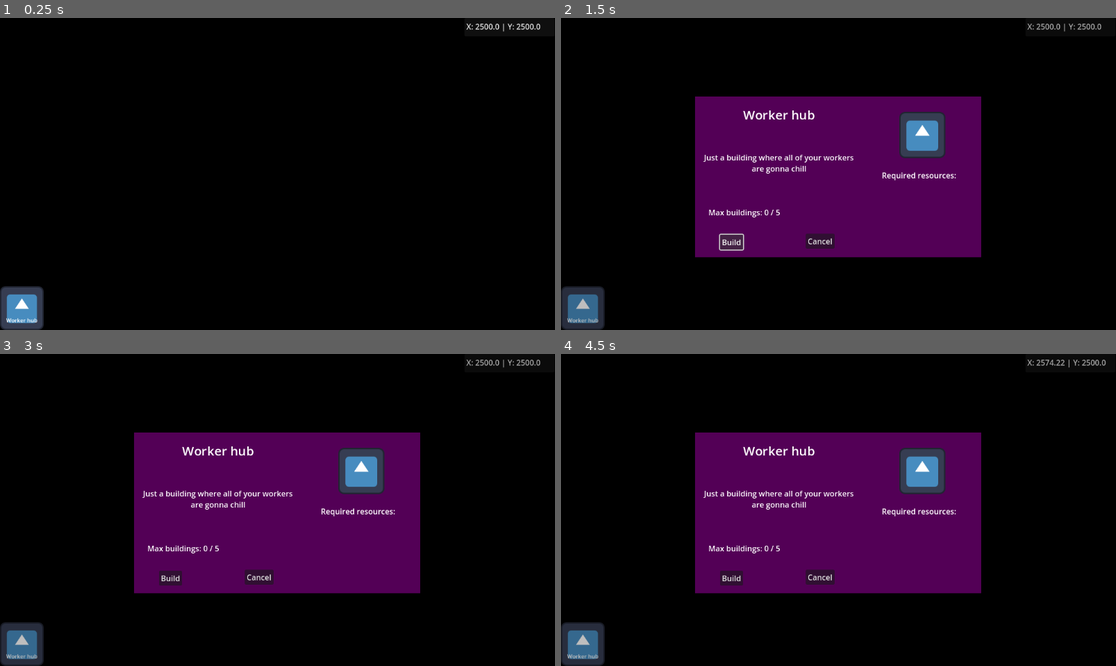
Above: before the commit, frames 1-4 (two rows, left to right).
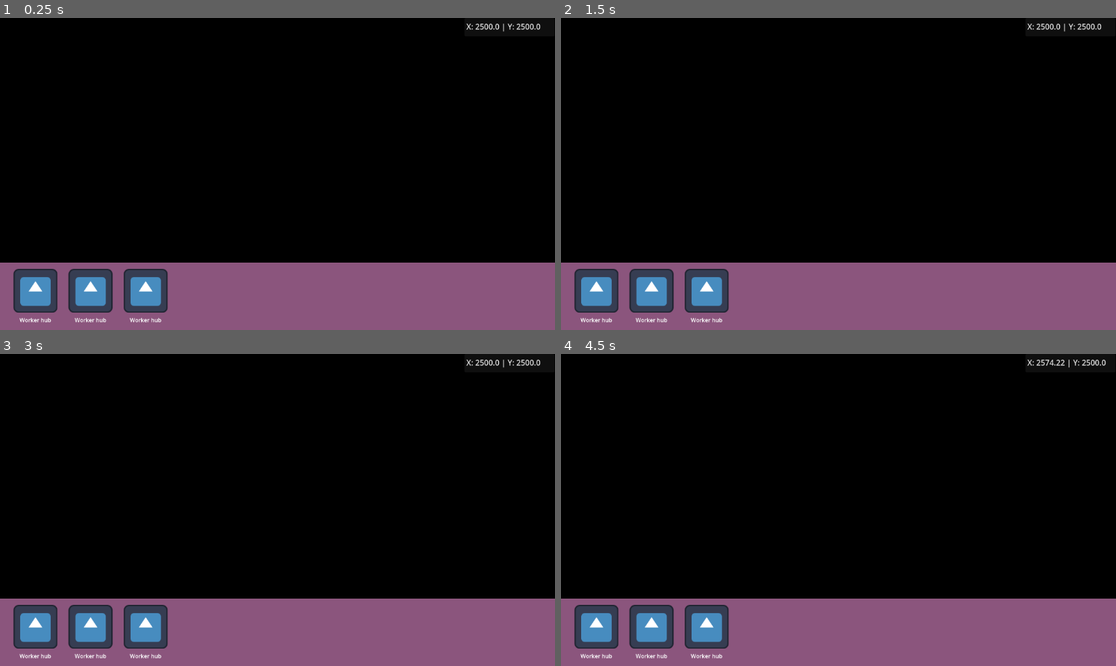
Above: after the commit, the same moments.

Repository: cursed144/Solar-Siege
Game: Godot game, scene res://Planet-Section/Scenes/planet_template.tscn
The game is run twice, just before and just after one commit, with the same random seed, the same clock (stepped at 60 frames per second) and the same inputs. The engine's default icon, where the game draws it, is replaced by a stand-in: a white triangle on a blue panel in a dark square.
Inputs (mouse positions are in pixels of both pictures, inside the frame that each line leads up to):
- Up to frame 1 (0.25 s): no input
- Up to frame 2 (1.5 s): click "Worker hub" at 0.5 s; click (733, 242) at 1.25 s, where only the run before the commit has a clickable "Build"
- Up to frame 3 (3 s): click (260, 578) at 2 s, where only the run before the commit has a clickable "Cancel"; click "Worker hub" at 2.75 s
- Up to frame 4 (4.5 s): click "Worker hub" at 3.5 s; tap Enter at 4.25 s; move the mouse to (960, 494) at 4.27 s; hold D (right) from 4.28 s (still down); hold E (e) from 4.28 s (still down)

The runs differ from the first frame. In frame 1, 21% of the frame differs, in the area x 0-100%, y 78-100%; in frame 2, 48%, in the area x 0-100%, y 1-100%; in frame 3, 48%; in frame 4, 48%.

Commit message:
Refactor building menu UI and add scroll tweening
Reworked the building menu layout to use a ScrollContainer for buildings, updated the previous menu UI. Added smooth horizontal scrolling with tweening when mouse is over the scrolling area. Removed unused scene export from building_data.gd and added building_amount dictionary to planet.gd.

Diff:
--- a/Game/Planet-Section/Scenes/building_icon.tscn
+++ b/Game/Planet-Section/Scenes/building_icon.tscn
@@ -11,15 +11,16 @@
 offset_bottom = -520.0
 grow_horizontal = 2
 grow_vertical = 2
+scale = Vector2(0.655, 0.655)
 texture_normal = ExtResource("2_yvxru")
 script = ExtResource("1_sj01r")
 
 [node name="Name" type="RichTextLabel" parent="."]
 layout_mode = 0
 offset_left = 6.0
-offset_top = 77.0
+offset_top = 125.85495
 offset_right = 123.0
-offset_bottom = 123.0
+offset_bottom = 171.85495
 bbcode_enabled = true
 text = "placeholder text"
 scroll_active = false
--- a/Game/Planet-Section/Scenes/planet_template.tscn
+++ b/Game/Planet-Section/Scenes/planet_template.tscn
@@ -6,9 +6,11 @@
 [ext_resource type="Script" uid="uid://viu0lkuoi5hj" path="res://Planet-Section/Scripts/building_menu.gd" id="4_3w1ld"]
 [ext_resource type="PackedScene" uid="uid://dx0pwai5nk0di" path="res://Planet-Section/Scenes/building_icon.tscn" id="5_xqwqb"]
 [ext_resource type="Resource" uid="uid://ovbfsshvr576" path="res://Planet-Section/Resources/Buildings/worker_hub.tres" id="6_0pncr"]
-[ext_resource type="Texture2D" uid="uid://deixmur2ebu3f" path="res://icon.svg" id="7_5gyni"]
 
 [sub_resource type="BoxMesh" id="BoxMesh_becdf"]
+
+[sub_resource type="RectangleShape2D" id="RectangleShape2D_0pncr"]
+size = Vector2(1152, 140)
 
 [node name="Planet" type="Node2D"]
 script = ExtResource("1_r0ntb")
@@ -52,147 +54,98 @@
 
 [node name="Tabs" type="HBoxContainer" parent="UI/BuildingMenu"]
 layout_mode = 0
+offset_top = -48.0
 offset_right = 1152.0
-offset_bottom = 29.0
+offset_bottom = -20.0
 
-[node name="Buildings" type="Control" parent="UI/BuildingMenu"]
-anchors_preset = 0
-offset_top = 29.0
-offset_right = 1152.0
-offset_bottom = 120.0
+[node name="Buildings" type="ScrollContainer" parent="UI/BuildingMenu"]
+layout_mode = 0
+offset_left = 24.999998
+offset_top = -9.999984
+offset_right = 1570.4545
+offset_bottom = 173.7972
+scale = Vector2(0.715, 0.715)
+mouse_filter = 2
+follow_focus = true
+draw_focus_border = true
+horizontal_scroll_mode = 3
+vertical_scroll_mode = 0
 
 [node name="General" type="HBoxContainer" parent="UI/BuildingMenu/Buildings"]
-layout_mode = 0
-offset_right = 1622.5353
-offset_bottom = 128.0
-scale = Vector2(0.71, 0.71)
+layout_mode = 2
+theme_override_constants/separation = 32
 
 [node name="BuildingIcon" parent="UI/BuildingMenu/Buildings/General" instance=ExtResource("5_xqwqb")]
 layout_mode = 2
 data = ExtResource("6_0pncr")
 
+[node name="BuildingIcon2" parent="UI/BuildingMenu/Buildings/General" instance=ExtResource("5_xqwqb")]
+layout_mode = 2
+data = ExtResource("6_0pncr")
+
+[node name="BuildingIcon3" parent="UI/BuildingMenu/Buildings/General" instance=ExtResource("5_xqwqb")]
+layout_mode = 2
+data = ExtResource("6_0pncr")
+
 [node name="Utility" type="HBoxContainer" parent="UI/BuildingMenu/Buildings"]
 visible = false
-layout_mode = 0
-offset_right = 1622.5353
-offset_bottom = 128.0
-scale = Vector2(0.71, 0.71)
+layout_mode = 2
 
 [node name="BuildingIcon" parent="UI/BuildingMenu/Buildings/Utility" instance=ExtResource("5_xqwqb")]
 layout_mode = 2
 
 [node name="Weapons" type="HBoxContainer" parent="UI/BuildingMenu/Buildings"]
 visible = false
-layout_mode = 0
-offset_right = 1622.5353
-offset_bottom = 128.0
-scale = Vector2(0.71, 0.71)
+layout_mode = 2
 
 [node name="BuildingIcon" parent="UI/BuildingMenu/Buildings/Weapons" instance=ExtResource("5_xqwqb")]
 layout_mode = 2
 
-[node name="ConfirmMenu" type="Control" parent="UI/BuildingMenu"]
+[node name="HoverMenu" type="Control" parent="UI/BuildingMenu"]
 visible = false
 z_index = 2
 anchors_preset = 0
-offset_left = 279.0
-offset_top = -421.0
-offset_right = 873.0
-offset_bottom = 19.0
+offset_top = -205.0
+offset_right = 1152.0
 
-[node name="Cover" type="ColorRect" parent="UI/BuildingMenu/ConfirmMenu"]
+[node name="Cover" type="ColorRect" parent="UI/BuildingMenu/HoverMenu"]
+layout_mode = 0
+offset_right = 1152.0
+offset_bottom = 205.0
+color = Color(0, 0, 0, 1)
+
+[node name="BName" type="RichTextLabel" parent="UI/BuildingMenu/HoverMenu"]
+layout_mode = 0
+offset_right = 2094.5454
+offset_bottom = 46.0
+scale = Vector2(0.55, 0.55)
+theme_override_font_sizes/normal_font_size = 33
+text = "Building name: Lorum Ipsom Palace"
+fit_content = true
+
+[node name="Desc" type="RichTextLabel" parent="UI/BuildingMenu/HoverMenu"]
+layout_mode = 0
+offset_top = 26.0
+offset_right = 1249.0908
+offset_bottom = 160.54541
+scale = Vector2(0.55, 0.55)
+theme_override_font_sizes/normal_font_size = 33
+text = "Description: Lorum Ipsom Lorum Ipsom Lorum Ipsom Lorum Ipsom Lorum Ipsom Lorum Ipsom Lorum Ipsom Lorum Ipsom Lorum Ipsom Lorum Ipsom Lorum Ipsom Lorum Ipsom Lorum Ipsom Lorum Ipsom"
+scroll_active = false
+
+[node name="TempCover" type="ColorRect" parent="UI/BuildingMenu"]
 z_index = -1
 layout_mode = 0
-offset_left = -279.0
-offset_top = -107.0
-offset_right = 873.0
-offset_bottom = 541.0
-color = Color(0, 0, 0, 0.25490198)
-metadata/_edit_lock_ = true
+offset_top = -20.0
+offset_right = 1152.0
+offset_bottom = 120.0
+color = Color(0.5435746, 0.3356829, 0.49027884, 1)
 
-[node name="BG" type="ColorRect" parent="UI/BuildingMenu/ConfirmMenu"]
-layout_mode = 0
-offset_left = -1.0
-offset_top = 56.0
-offset_right = 592.7778
-offset_bottom = 390.0
-color = Color(0.3254902, 0, 0.3372549, 1)
+[node name="ScrollingArea" type="Area2D" parent="UI/BuildingMenu"]
 
-[node name="Icon" type="TextureRect" parent="UI/BuildingMenu/ConfirmMenu"]
-layout_mode = 0
-offset_left = 423.0
-offset_top = 88.0
-offset_right = 551.0
-offset_bottom = 216.0
-scale = Vector2(0.75, 0.75)
-texture = ExtResource("7_5gyni")
+[node name="CollisionShape2D" type="CollisionShape2D" parent="UI/BuildingMenu/ScrollingArea"]
+position = Vector2(576, 50)
+shape = SubResource("RectangleShape2D_0pncr")
 
-[node name="Title" type="RichTextLabel" parent="UI/BuildingMenu/ConfirmMenu"]
-layout_mode = 0
-offset_left = 92.0
-offset_top = 74.0
-offset_right = 256.0
-offset_bottom = 114.0
-theme_override_font_sizes/normal_font_size = 26
-text = "This is title"
-horizontal_alignment = 1
-vertical_alignment = 1
-
-[node name="Desc" type="RichTextLabel" parent="UI/BuildingMenu/ConfirmMenu"]
-layout_mode = 0
-offset_left = 8.0
-offset_top = 134.0
-offset_right = 340.0
-offset_bottom = 255.0
-text = "Lorum Ipsom Lorum Ipsom Lorum Ipsom Lorum Ipsom Lorum Ipsom Lorum Ipsom Lorum Ipsom Lorum Ipsom Lorum Ipsom Lorum Ipsom Lorum Ipsom Lorum Ipsom Lorum Ipsom Lorum Ipsom Lorum Ipsom Lorum Ipsom Lorum Ipsom Lorum Ipsom Lorum Ipsom Lorum Ipsom Lorum Ipsom Lorum Ipsom Lorum Ipsom Lorum Ipsom Lorum Ipsom Lorum Ipsom Lorum Ipsom Lorum Ipsom Lorum Ipsom Lorum Ipsom Lorum Ipsom Lorum Ipsom Lorum Ipsom Lorum Ipsom"
-scroll_active = false
-horizontal_alignment = 1
-vertical_alignment = 1
-
-[node name="ReqText" type="RichTextLabel" parent="UI/BuildingMenu/ConfirmMenu"]
-layout_mode = 0
-offset_left = 371.0
-offset_top = 193.0
-offset_right = 558.19147
-offset_bottom = 246.0
-text = "Required resources:"
-scroll_active = false
-horizontal_alignment = 1
-vertical_alignment = 1
-
-[node name="MaxBuild" type="RichTextLabel" parent="UI/BuildingMenu/ConfirmMenu"]
-layout_mode = 0
-offset_left = 8.0
-offset_top = 270.0
-offset_right = 195.19147
-offset_bottom = 323.0
-text = "Max buildings: 0 / 5"
-scroll_active = false
-horizontal_alignment = 1
-vertical_alignment = 1
-
-[node name="Requirements" type="VBoxContainer" parent="UI/BuildingMenu/ConfirmMenu"]
-layout_mode = 0
-offset_left = 365.0
-offset_top = 242.0
-offset_right = 569.0
-offset_bottom = 374.0
-
-[node name="Confirm" type="Button" parent="UI/BuildingMenu/ConfirmMenu"]
-layout_mode = 0
-offset_left = 51.0
-offset_top = 343.0
-offset_right = 99.0
-offset_bottom = 374.0
-text = "Build"
-
-[node name="Cancel" type="Button" parent="UI/BuildingMenu/ConfirmMenu"]
-layout_mode = 0
-offset_left = 229.0
-offset_top = 341.0
-offset_right = 289.0
-offset_bottom = 372.0
-text = "Cancel"
-
-[connection signal="pressed" from="UI/BuildingMenu/ConfirmMenu/Confirm" to="UI/BuildingMenu" method="on_building_confirmed"]
-[connection signal="pressed" from="UI/BuildingMenu/ConfirmMenu/Cancel" to="UI/BuildingMenu" method="on_confirm_menu_cancelled"]
+[connection signal="mouse_entered" from="UI/BuildingMenu/ScrollingArea" to="UI/BuildingMenu" method="_on_scrolling_area_mouse_entered"]
+[connection signal="mouse_exited" from="UI/BuildingMenu/ScrollingArea" to="UI/BuildingMenu" method="_on_scrolling_area_mouse_exited"]
--- a/Game/Planet-Section/Scripts/building_menu.gd
+++ b/Game/Planet-Section/Scripts/building_menu.gd
@@ -1,10 +1,25 @@
 extends Control
+
+var is_mouse_in_area := false
 
 
 func _ready() -> void:
 	for section in $Buildings.get_children():
 		for building in section.get_children():
 			building.open_confirmation_menu.connect(open_confirmation_menu)
+
+
+
+func _input(event: InputEvent) -> void:
+	if (event.is_action_released("scroll_down") or event.is_action_released("scroll_up")) and is_mouse_in_area:
+		var tween := create_tween()
+		tween.set_trans(Tween.TRANS_CUBIC)
+		tween.set_ease(Tween.EASE_OUT)
+
+		if event.is_action_released("scroll_up"):
+			tween.tween_property($Buildings, "scroll_horizontal", $Buildings.scroll_horizontal - 350, 0.4)
+		elif event.is_action_released("scroll_down"):
+			tween.tween_property($Buildings, "scroll_horizontal", $Buildings.scroll_horizontal + 350, 0.4)
 
 
 func open_confirmation_menu(data: BuildingData) -> void:
@@ -14,9 +29,8 @@
 	$ConfirmMenu.show()
 
 
-func on_confirm_menu_cancelled() -> void:
-	$ConfirmMenu.hide()
+func _on_scrolling_area_mouse_entered() -> void:
+	is_mouse_in_area = true
 
-
-func on_building_confirmed() -> void:
-	pass
+func _on_scrolling_area_mouse_exited() -> void:
+	is_mouse_in_area = false
--- a/Game/Planet-Section/Scripts/planet.gd
+++ b/Game/Planet-Section/Scripts/planet.gd
@@ -1,6 +1,7 @@
 extends Node2D
 
 @export var planet_size := Vector2(5000, 5000)
+var bulding_amount: Dictionary[String, int]
 
 
 func _ready() -> void:
--- a/Game/Planet-Section/building_data.gd
+++ b/Game/Planet-Section/building_data.gd
@@ -8,4 +8,3 @@
 @export var description: String
 @export var cost: int = 0
 @export var icon: Texture2D
-@export var scene: PackedScene
